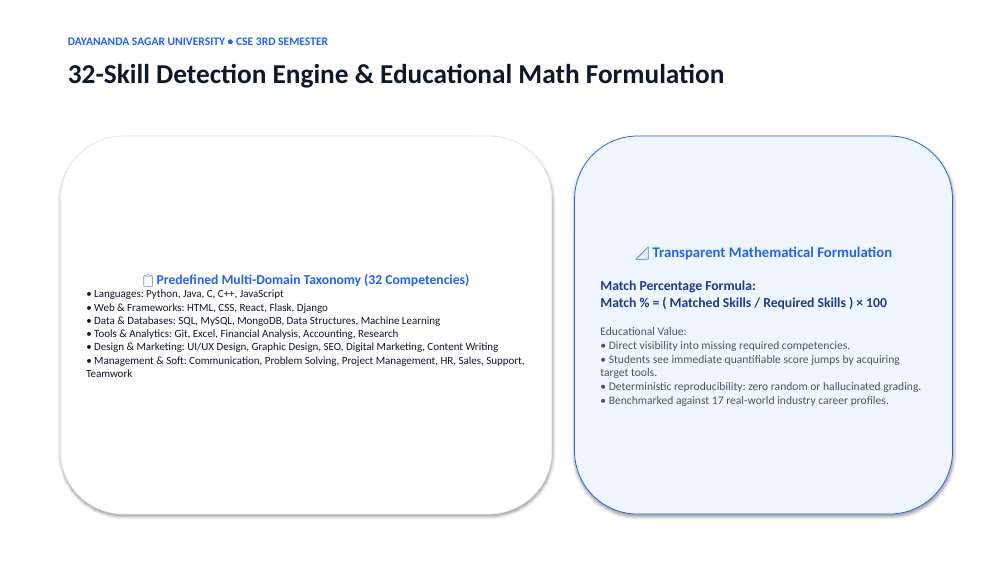
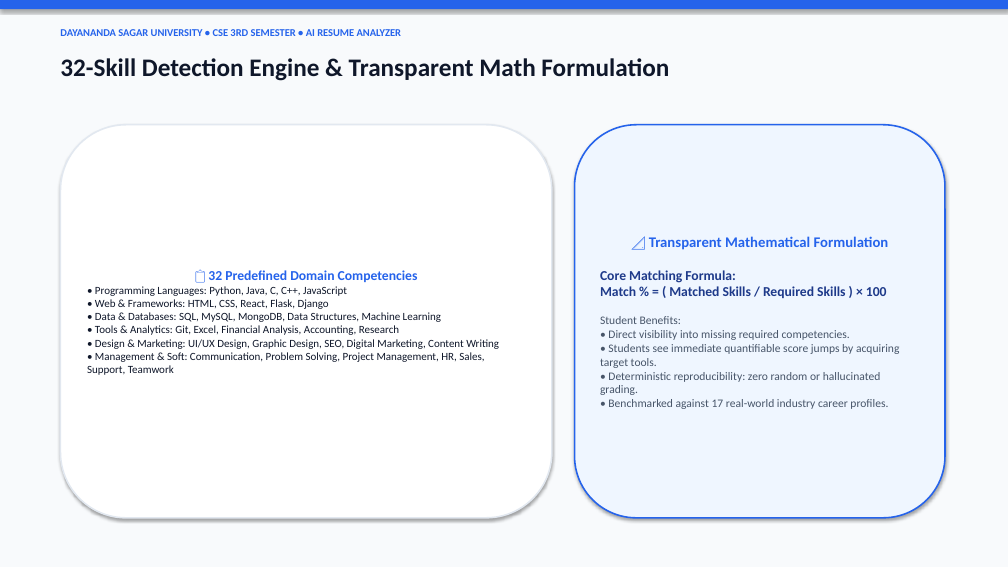
Before and after one commit to geetesh525-glitch/campus-ai-project-assistant, a slide deck: slide 5 of resume_analyzer_project/AI_Resume_Analyzer_Presentation.pptx. Drawn at 1008x567 pixels with LibreOffice and Linux fonts; fonts in the diff are those of the drawing. Boxes give left, top, right and bottom in pixels: in the first picture for what was removed or moved away, otherwise in the second. Text is boxed around its words. In the diff, an @@ line names an element or a change of style, - is before the commit and + after.

```diff
--- a/resume_analyzer_project/AI_Resume_Analyzer_Presentation.pptx
+++ b/resume_analyzer_project/AI_Resume_Analyzer_Presentation.pptx
@@ rectangle added at box(0, 0, 1008, 567), fill #F8FAFC @@
@@ rectangle added at box(0, 0, 1008, 9), fill #2563EB @@
@@ text at box(60, 29, 401, 36): text changed; size 11 to 10 pt @@
-DAYANANDA SAGAR UNIVERSITY • CSE 3RD SEMESTER
+DAYANANDA SAGAR UNIVERSITY • CSE 3RD SEMESTER • AI RESUME ANALYZER
@@ text at box(60, 58, 669, 81): text changed; size 26 to 24 pt @@
-32-Skill Detection Engine & Educational Math Formulation
+32-Skill Detection Engine & Transparent Math Formulation
@@ rounded rectangle "📋 32 Predefined Domain Competencies": place and size @@
-rounded rectangle "📋 32 Predefined Domain Competencies" at box(60, 136, 552, 514)
+rounded rectangle "📋 32 Predefined Domain Competencies" at box(60, 125, 552, 518)
@@ rounded rectangle "📋 32 Predefined Domain Competencies" at box(60, 125, 552, 518): outline #E2E8F0 0.75 pt to #E2E8F0 1.5 pt @@
@@ rounded rectangle "📐 Transparent Mathematical Formulation": place and size @@
-rounded rectangle "📐 Transparent Mathematical Formulation" at box(575, 136, 953, 514)
+rounded rectangle "📐 Transparent Mathematical Formulation" at box(575, 125, 945, 518)
@@ rounded rectangle "📐 Transparent Mathematical Formulation" at box(575, 125, 945, 518): outline #2563EB 0.75 pt to #2563EB 1.5 pt @@
@@ text in rounded rectangle at box(95, 270, 418, 296): text changed; size 13 to 10.5 pt; text colour #2563EB to #0F172A; bold off @@
-📋 Predefined Multi-Domain Taxonomy (32 Competencies)
-• Languages: Python, Java, C, C++, JavaScript
+📋 32 Predefined Domain Competencies
+• Programming Languages: Python, Java, C, C++, JavaScript
@@ text in rounded rectangle at box(600, 270, 899, 409): text changed @@
-Match Percentage Formula:
-Match % = ( Matched Skills / Required Skills ) × 100
-Educational Value:
-• Direct visibility into missing required competencies.
-• Students see immediate quantifiable score jumps by acquiring target tools.
-• Deterministic reproducibility: zero random or hallucinated grading.
-• Benchmarked against 17 real-world industry career profiles.
+Core Matching Formula:
+Match % = ( Matched Skills / Required Skills ) × 100
+Student Benefits:
+• Direct visibility into missing required competencies.
+• Students see immediate quantifiable score jumps by acquiring target tools.
+• Deterministic reproducibility: zero random or hallucinated grading.
+• Benchmarked against 17 real-world industry career profiles.
```
Also in this commit, not shown: 9 other slides changed, 9 other files.
